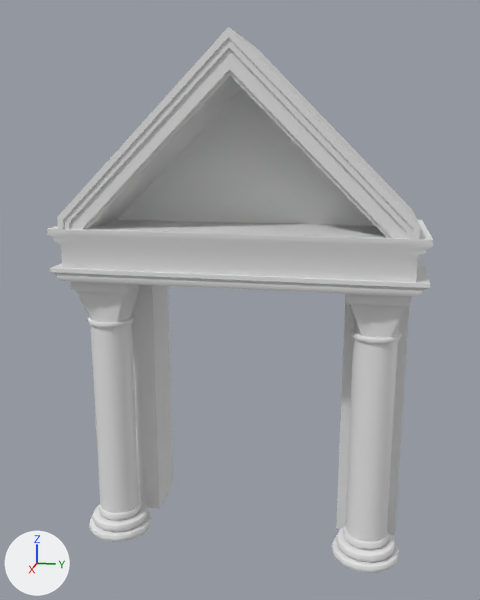
Two versions of the Blender file Assets/3DObjects/Arcs/Neoclassique.blend, one commit apart.
Before and after are seen from a 50 mm lens placed at (9.79, 1.98, 7.6), pointed at (-0.46, -0.07, 5.04). Lighting does not change. The marker at lower left points along +X, +Y and +Z.

The first picture shows 'Neoclassique'.
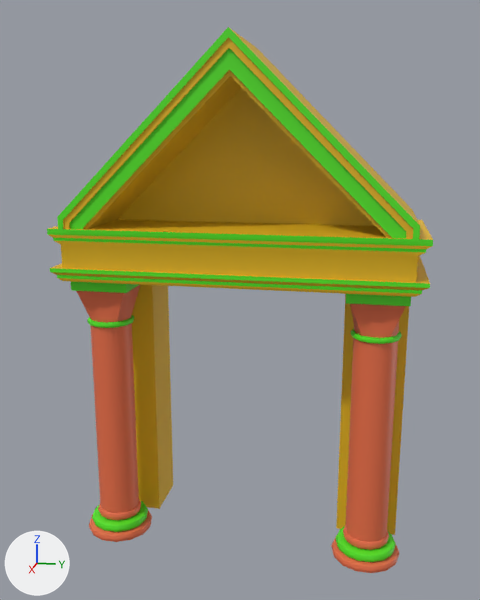
Changed parts and their boxes [x1, y1, x2, y2] in the pictures (480 x 600 px):
part 1 of me_cylinder, recoloured (grey to yellow): [48, 28, 433, 297] in both
part 2 of me_cylinder, recoloured: [132, 285, 173, 509] in both
part 3 of me_cylinder, recoloured (grey to yellow): [336, 294, 409, 535] in both
part 4 of me_cylinder, recoloured (grey to orange): [77, 285, 406, 573] in both
part 5 of me_cylinder, recoloured (grey to green): [175, 27, 433, 344] in both
part 6 of me_cylinder, recoloured (grey to green): [47, 28, 229, 328] in both
part 7 of me_cylinder, recoloured (white to green): [92, 501, 148, 532] in both
part 8 of me_cylinder, recoloured (white to green): [336, 526, 396, 562] in both

Diff of the bpy script that builds the scene:
```diff
--- a/Assets/3DObjects/Arcs/Neoclassique.blend.py
+++ b/Assets/3DObjects/Arcs/Neoclassique.blend.py
@@ mat_material_001 @@
+mat_material_001 = principled_material('Material.001')
+mat_material_001.base_color = (0.8, 0.157, 0.0626)  # orange #e76e47
@@ mat_material_002 @@
+mat_material_002 = principled_material('Material.002')
+mat_material_002.base_color = (0.0874, 0.8, 0.0142)  # green #53e720
@@ mat_material @@
+mat_material = principled_material('Material')
+mat_material.base_color = (0.8, 0.49, 0.0105)  # yellow #e7ba1a
@@ me_cylinder @@
 me_cylinder.from_pydata(...)  # 1252 vertices, 1259 faces; spans x -0.1..2.31, y -2.98..2.98, z 1.0..9.0
 # used by ob_neoclassique; location = (-1.5, 0.0, 0.0); scale = (0.931, 0.931, 1.0)
+# me_cylinder part 1: 221 of the faces centred in x -0.08..2.3, y -2.94..2.94, z 5.47..7.72 switch from no material to mat_material (yellow #e7ba1a)
+# me_cylinder part 2: 4 of the faces centred in x 0.0..0.93, y -2.79..-1.72, z 3.23 switch from no material to mat_material (yellow #e7ba1a)
+# me_cylinder part 3: 4 of the faces centred in x 0.0..0.93, y 1.72..2.79, z 3.23 switch from no material to mat_material (yellow #e7ba1a)
+# me_cylinder part 4: 556 of the faces centred in x 1.05..2.18, y -2.81..2.81, z 1.0..5.29 switch from no material to mat_material_001 (orange #e76e47)
+# me_cylinder part 5: 148 of the faces centred in x -0.1..2.31, y 0.0..2.98, z 4.69..7.68 switch from no material to mat_material_002 (green #53e720)
+# me_cylinder part 6: 140 of the faces centred in x -0.1..2.31, y -2.98..-1.25, z 4.69..7.68 switch from no material to mat_material_002 (green #53e720)
+# me_cylinder part 7: 98 of the faces centred in x 1.11..2.11, y -2.75..-1.76, z 1.16..1.3 switch from no material to mat_material_002 (green #53e720)
+# me_cylinder part 8: 84 of the faces centred in x 1.11..2.11, y 1.76..2.75, z 1.16..1.3 switch from no material to mat_material_002 (green #53e720)
```
